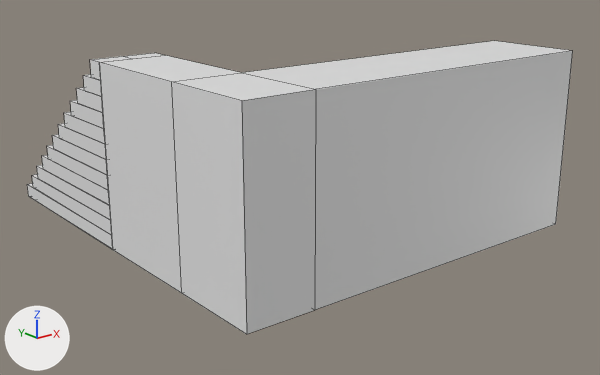
One commit to the FBX model Assets/Greybox Assets/gr_stairs.fbx: the scene before it, then after it.
One viewpoint serves both versions: a camera (50 mm lens) standing at (-0.4, -27.92, 6.63) and looking at (11.37, -13.21, 0.75). Arrows for +X, +Y and +Z are at lower left; the lights stay in place. Mesh edges are drawn as thin lines. Where no turn or scale is listed for an object, it has been applied to the vertices.

In view in the first picture: 'Stairs'.
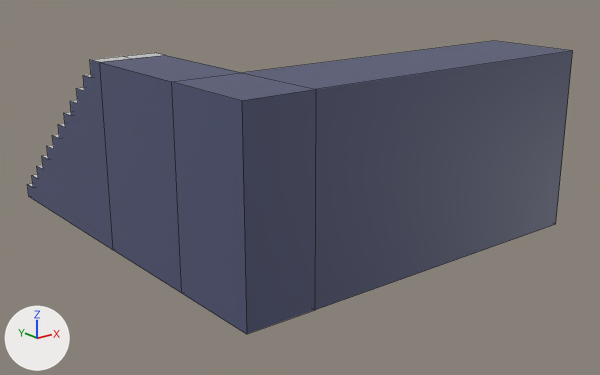
Where the newer file only moved an object's origin or applied its transform, the numbers keep the older frame.

The change, as a diff of the scene's bpy script:
```diff
--- a/Assets/Greybox Assets/gr_stairs.fbx.py
+++ b/Assets/Greybox Assets/gr_stairs.fbx.py
@@ mat_orange @@
+mat_orange = principled_material('Orange')
+mat_orange.base_color = (0.738, 0.188, 0.0331)  # orange #df7833
@@ mat_lavender @@
+mat_lavender = principled_material('Lavender')
+mat_lavender.base_color = (0.0802, 0.0908, 0.178)  # dark blue #505575
@@ mat_white @@
+mat_white = principled_material('White')
+mat_white.base_color = (0.631, 0.631, 0.631)  # light grey #d0d0d0
@@ me_stairs_006 @@
 # used by ob_stairs; location = (0.0, 0.0, 0.0)
-me_stairs_006.from_pydata(...)  # 306 vertices, 289 faces; spans x 6.85..15.62, y -17.41..-7.74, z 0.05..4.06
+me_stairs_006.from_pydata(...)  # 89 vertices, 62 faces; spans x 6.85..15.62, y -17.41..-7.74, z 0.05..4.06
+# me_stairs_006 part 1
+# 217 vertices are removed from x 6.85..8.34, y -12.45..-7.77, z 0.05..4.06
+# 255 faces are deleted
+# 1 vertex moves within x 6.85, y -12.45, z 0.05
+# 25 new faces join them, mat_white (light grey #d0d0d0)
+# 3 new faces join them, mat_lavender (dark blue #505575)
+# me_stairs_006 part 2: 5 faces spanning x 6.85..15.62, y -17.41..-15.27, z 0.05..4.06 switch from mat_stairs_material (white #e7e7e7) to mat_lavender (dark blue #505575)
+# me_stairs_006 part 3: 5 faces spanning x 6.85..15.62, y -17.41..-12.03, z 0.05..4.06 switch from mat_stairs_material (white #e7e7e7) to mat_white (light grey #d0d0d0)
+me_stairs_006.materials.append(mat_orange)  # orange #df7833
```

What differs and where, as boxes [x1, y1, x2, y2] in the pictures (600 x 375 px):
part 1 of me_stairs_006, cut back
    both: [27, 53, 241, 293]
part 2 of me_stairs_006, recoloured (grey to blue)
    both: [171, 41, 573, 334]
part 3 of me_stairs_006, recoloured
    both: [90, 56, 133, 62]
